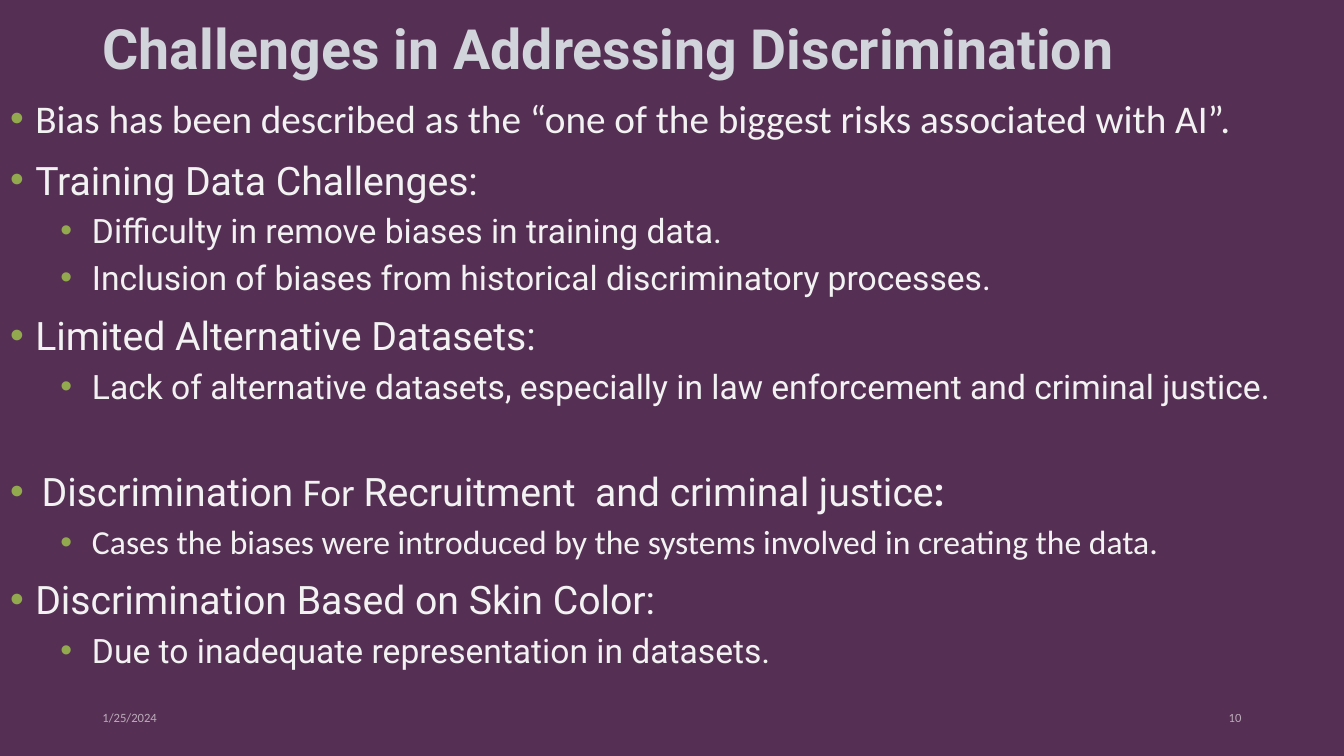
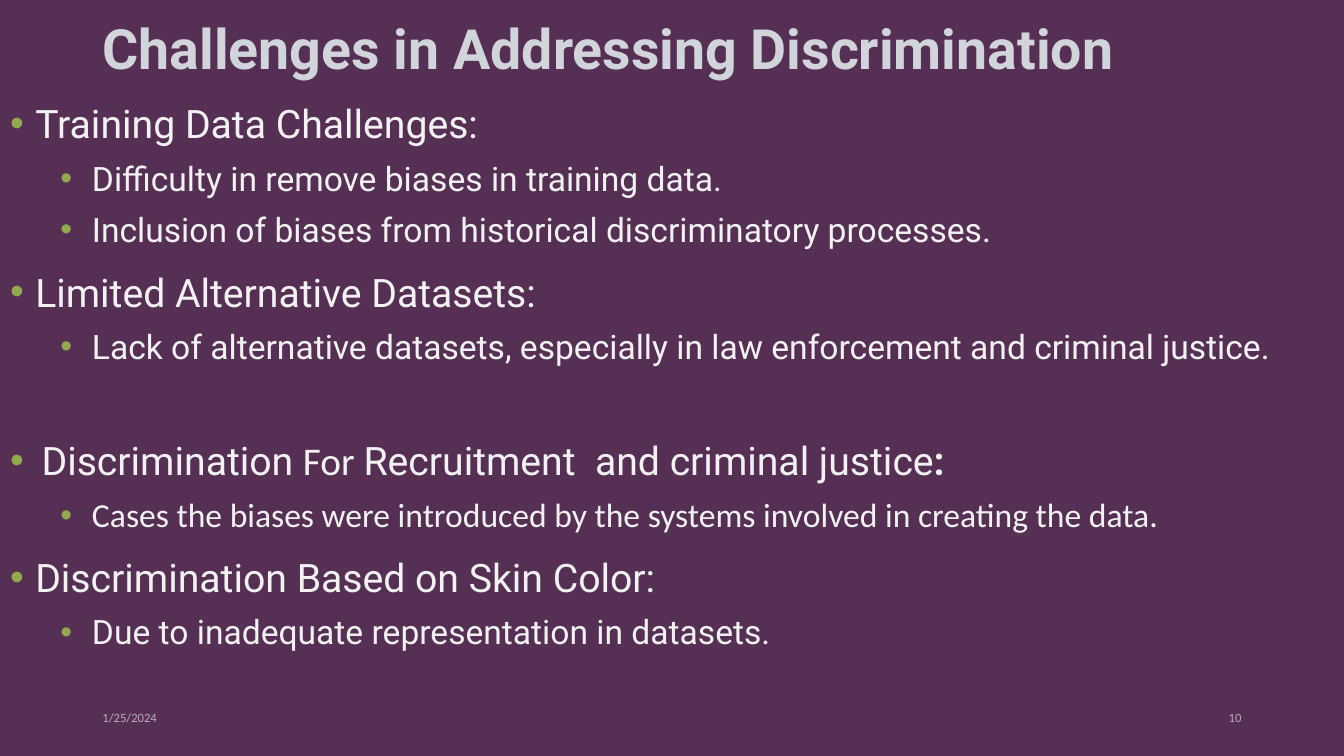
Before and after one commit to prabal5ghosh/UCA-SEMESTER-2-M1, a slide deck: slide 10 of ethics/Exam Presentation/Prbal_ghosh_ethics.pptx. Drawn at 1344x756 pixels with LibreOffice and Linux fonts; fonts in the diff are those of the drawing; background and template pictures are left out. Boxes give left, top, right and bottom in pixels: in the first picture for what was removed or moved away, otherwise in the second. Text is boxed around its words. In the diff, an @@ line names an element or a change of style, - is before the commit and + after.

```diff
--- a/ethics/Exam Presentation/Prbal_ghosh_ethics.pptx
+++ b/ethics/Exam Presentation/Prbal_ghosh_ethics.pptx
@@ text "Training Data Challenges:" at [35, 108, 1269, 651]: line spacing 1 to 1.1 @@
@@ text at [35, 105, 1230, 140]: paragraph removed @@
-• Bias has been described as the “one of the biggest risks associated with AI”.
```
Also in this commit, not shown: 5 other slides changed, 11 other files.
